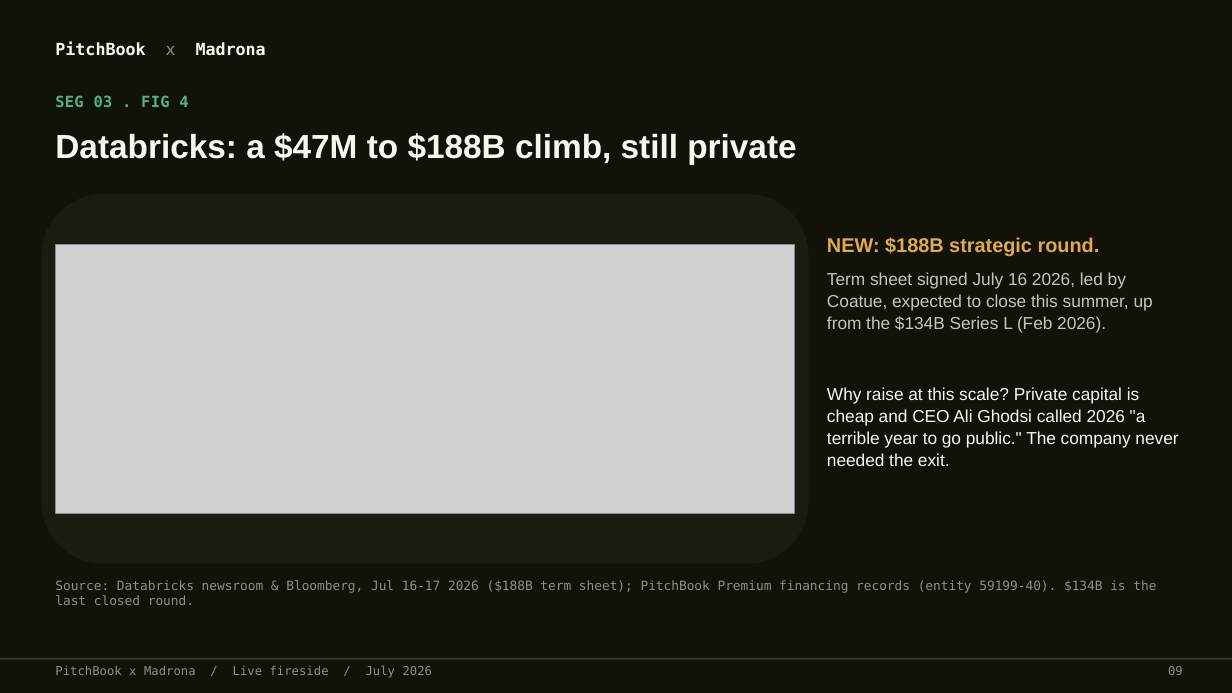
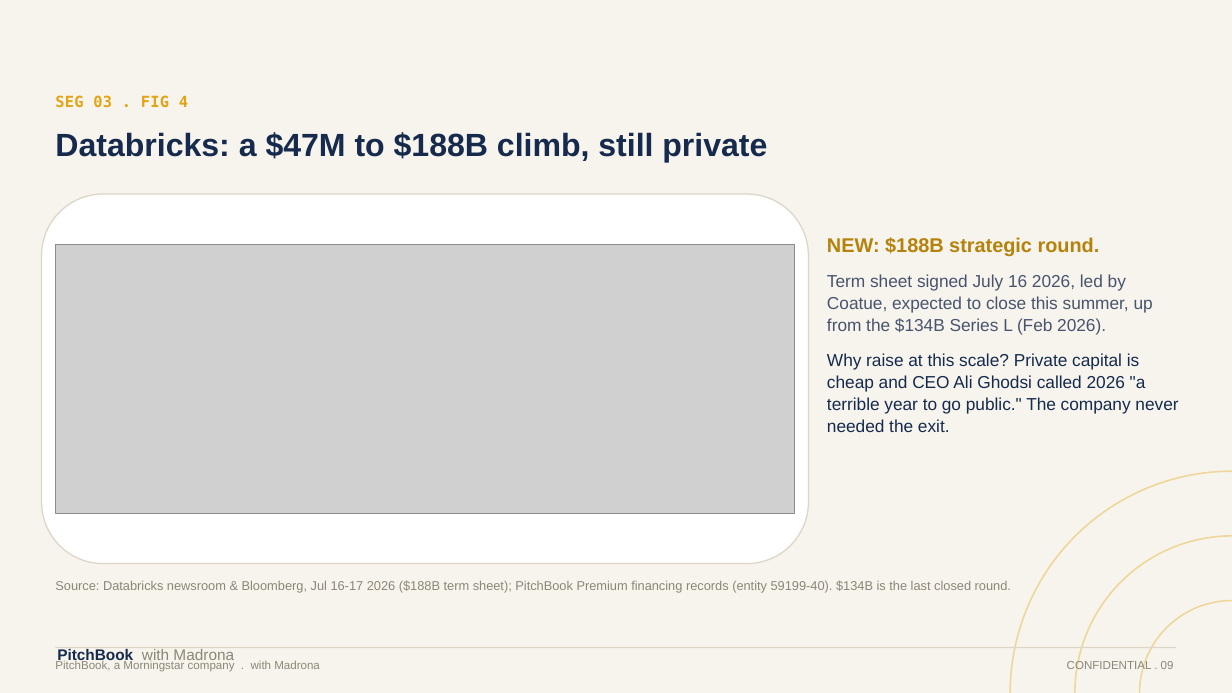
Before and after one commit to HRPB-SA/pitchbook-analyst-agent, a slide deck: slide 10 of output/Fireside_Durability_IPOs_Duopoly_Jul2026.pptx. Drawn at 1232x693 pixels with LibreOffice and Linux fonts; fonts in the diff are those of the drawing; grey boxes stand for pictures. Boxes give left, top, right and bottom in pixels: in the first picture for what was removed or moved away, otherwise in the second. Text is boxed around its words. In the diff, an @@ line names an element or a change of style, - is before the commit and + after.

```diff
--- a/output/Fireside_Durability_IPOs_Duopoly_Jul2026.pptx
+++ b/output/Fireside_Durability_IPOs_Duopoly_Jul2026.pptx
@@ rectangle at [0,0,1232,693]: fill #111309 to #F7F4ED @@
@@ text "SEG 03 . FIG 4" at [55,95,188,108]: text colour #4BB488 to #E2A413 @@
@@ text "Databricks: a $47M to $188B ..." at [55,132,767,163]: size 26 to 25 pt, text colour #F6F6EE to #152A4D @@
@@ rounded rectangle at [42,194,809,564]: fill #1A1C11 to #FFFFFF; outline none to #DDD6C8 1 pt @@
@@ text "NEW: $188B strategic round." at [827,237,1178,432]: text colour #E0A94B to #B5820C in "NEW: $188B strategic round."; text colour #C6C5BA to #48546E in "Term sheet signed July 16 2026, led ..."; text colour #F6F6EE to #152A4D in "Why raise at this scale? Private capital ..."; more space between paragraphs @@
@@ ellipse added at [1010,471,1232,693], outline #EFD79A 1.25 pt @@
@@ ellipse added at [1075,536,1232,693], outline #EFD79A 1.25 pt @@
@@ text "Source: Databricks newsroom & Bloomberg, ..." at [55,580,1011,593]: font DejaVu Sans Mono to Arial, text colour #8F9084 to #8B8676 @@
@@ ellipse added at [1140,601,1232,693], outline #EFD79A 1.25 pt @@
@@ rectangle: place and size @@
-rectangle at [0,658,1232,660]
+rectangle at [55,647,1177,648]
@@ rectangle at [55,647,1177,648]: fill #33342A to #DDD6C8 @@
@@ text at [57,649,234,663]: text changed; size 13 to 12 pt; font DejaVu Sans Mono to Arial; text colour #F6F6EE to #8B8676; bold off @@
-PitchBook x Madrona
+PitchBook with Madrona
@@ text at [55,660,320,672]: text changed; size 9.5 to 9 pt; font DejaVu Sans Mono to Arial; text colour #8F9084 to #8B8676 @@
-PitchBook x Madrona / Live fireside / July 2026
+PitchBook, a Morningstar company . with Madrona
@@ text at [1067,660,1174,672]: text changed; size 9.5 to 9 pt; font DejaVu Sans Mono to Arial; text colour #8F9084 to #8B8676 @@
-09
+CONFIDENTIAL . 09
```
Also in this commit, not shown: 16 other slides changed, 4 slides added, 1 other file.
